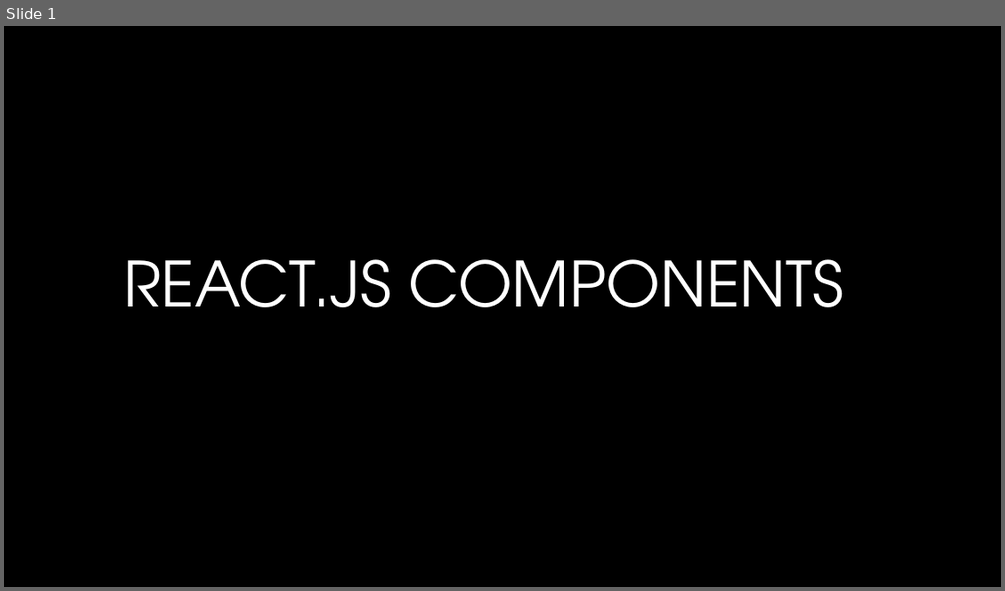
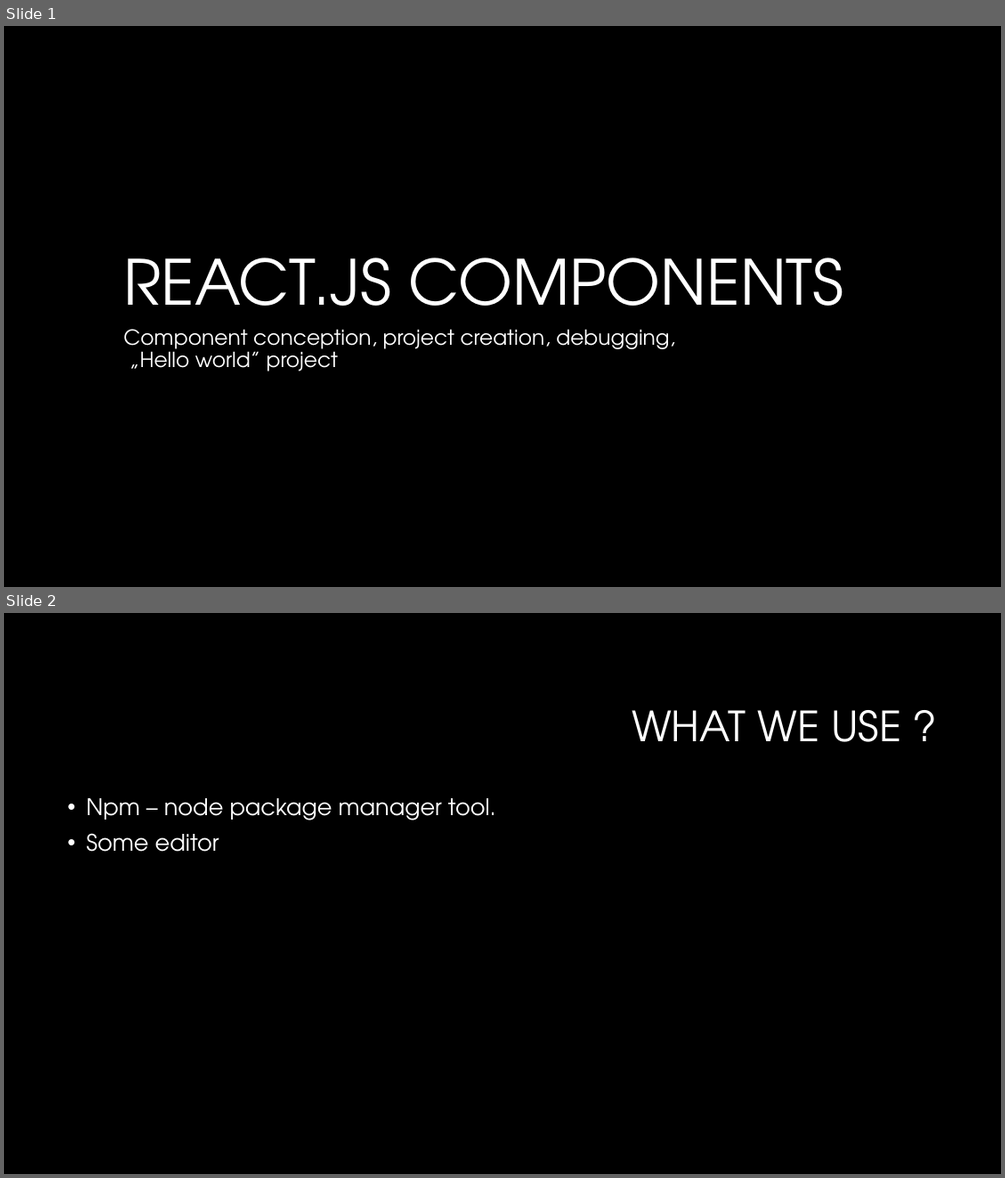
Before and after one commit to mjarzebkowski/AGH_ReactContainersPresentation, a slide deck: ReactContainers.pptx. Shown one above the other, each under a label of ours: slide 1 before the commit, slides 1 and 2 after it. The pictures are 1005x591 and 1005x1178 pixels, drawn with LibreOffice and Linux fonts; fonts in the diff are those of the drawing; background and template pictures are left out. Boxes give left, top, right and bottom in pixels: in the first picture for what was removed or moved away, otherwise in the second. Text is boxed around its words. In the diff, an @@ line names an element or a change of style, - is before the commit and + after.

```diff
--- a/ReactContainers.pptx
+++ b/ReactContainers.pptx
@@ slide 2 added at box(4, 613, 1001, 1174), background #000000 @@
@@ title added at box(631, 710, 901, 742), 40 pt, text #FFFFFF @@
+WHAT WE USE ?
@@ text added at box(86, 798, 496, 852), 22 pt, text #FFFFFF @@
+• Npm – node package manager tool.
+• Some editor
@@ slide 1 changed as well @@
@@ title "REACT.JS COMPONENTS" at box(123, 257, 844, 333): line spacing 1 to 0.9 @@
@@ subtitle added at box(123, 329, 675, 371), 20 pt, text #FFFFFF @@
+Component conception, project creation, debugging,
+„Hello world” project
```
Also in this commit, not shown: 6 other slides changed, 8 other slides added, 1 other file.
